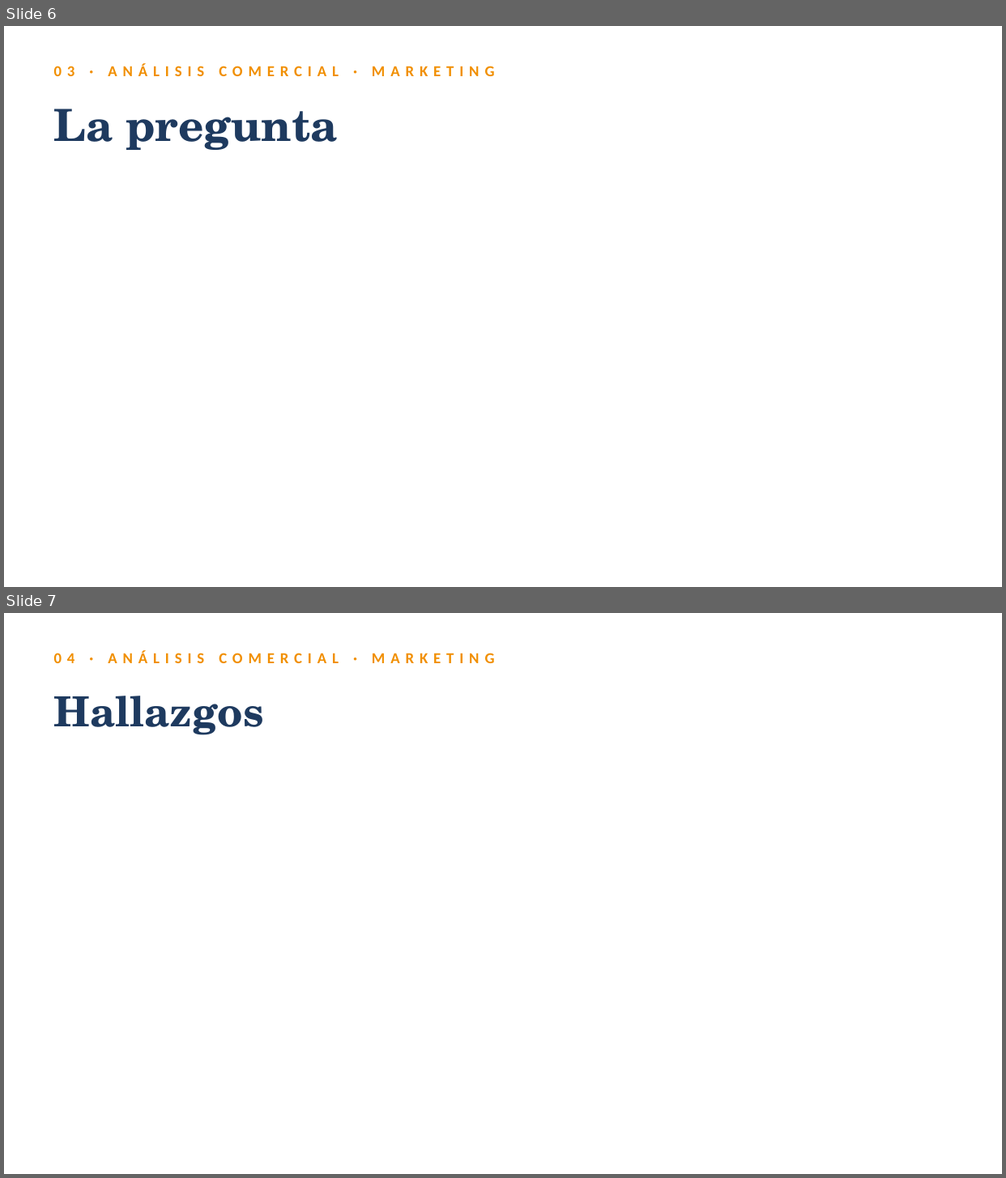
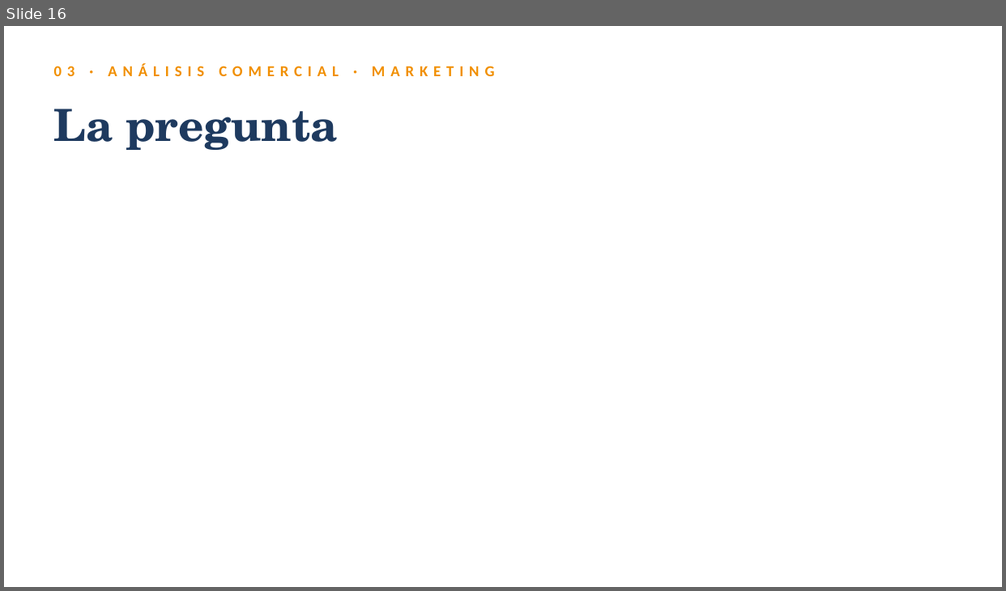
Before and after one commit to ITACADEMYprojectes/ProjecteData, a slide deck: Equip_29/Results/2026_06_01_StaySpain_Presentacion.pptx. Shown one above the other, each under a label of ours: slides 6 and 7 before the commit, slide 16 after it. The pictures are 1006x1178 and 1006x591 pixels, drawn with LibreOffice and Linux fonts; fonts in the diff are those of the drawing. Boxes give left, top, right and bottom in pixels: in the first picture for what was removed or moved away, otherwise in the second. Text is boxed around its words. In the diff, an @@ line names an element or a change of style, - is before the commit and + after.

```diff
--- a/Equip_29/Results/2026_06_01_StaySpain_Presentacion.pptx
+++ b/Equip_29/Results/2026_06_01_StaySpain_Presentacion.pptx
@@ slide 7 removed at [4,613,1002,1174], background #FFFFFF @@
@@ text removed at [54,651,495,663] @@
-04 · ANÁLISIS COMERCIAL · MARKETING
@@ text removed at [54,696,264,735] @@
-Hallazgos
@@ what was slide 6 is now slide 16 @@
```
Also in this commit, not shown: 1 slide changed, 1 slide added, 3 other slides removed.
